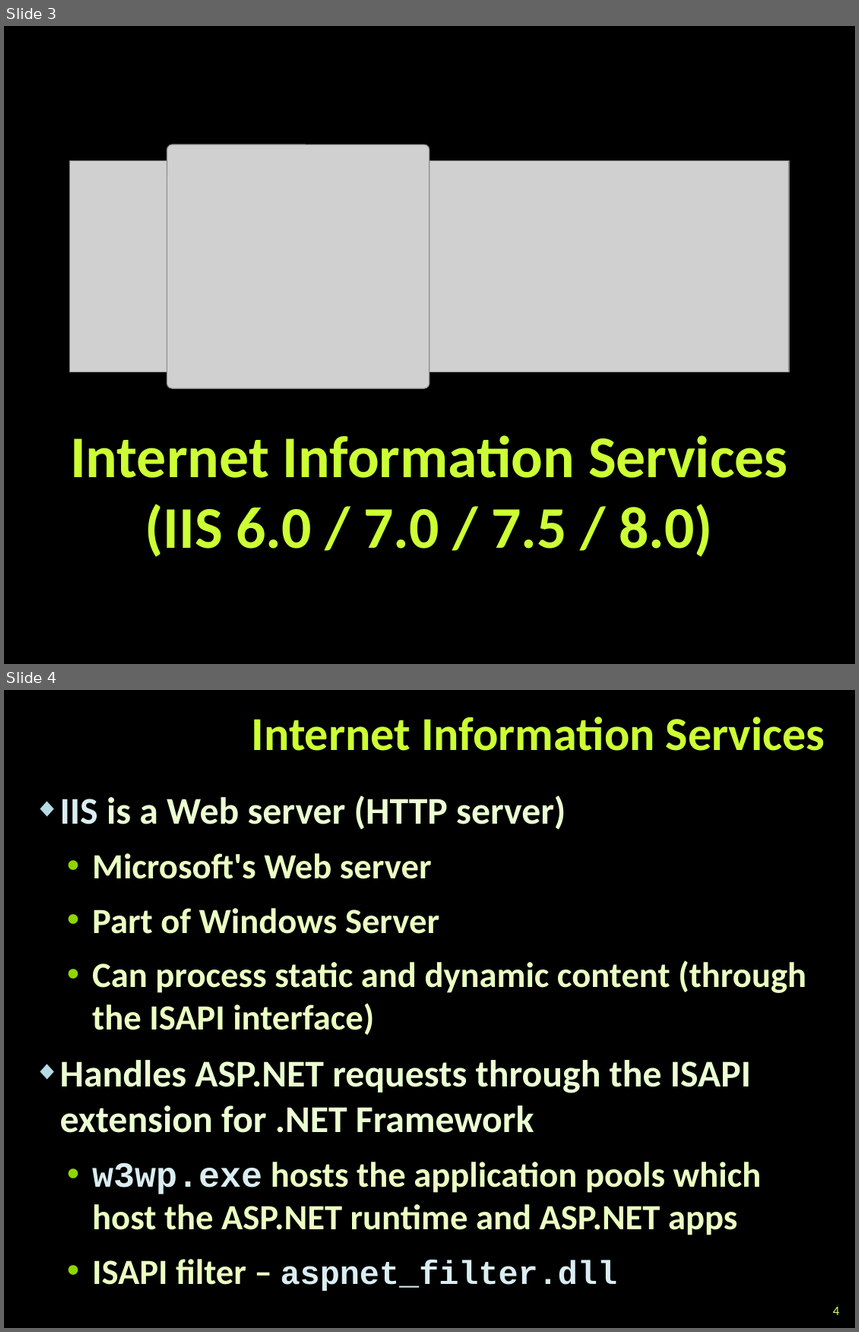
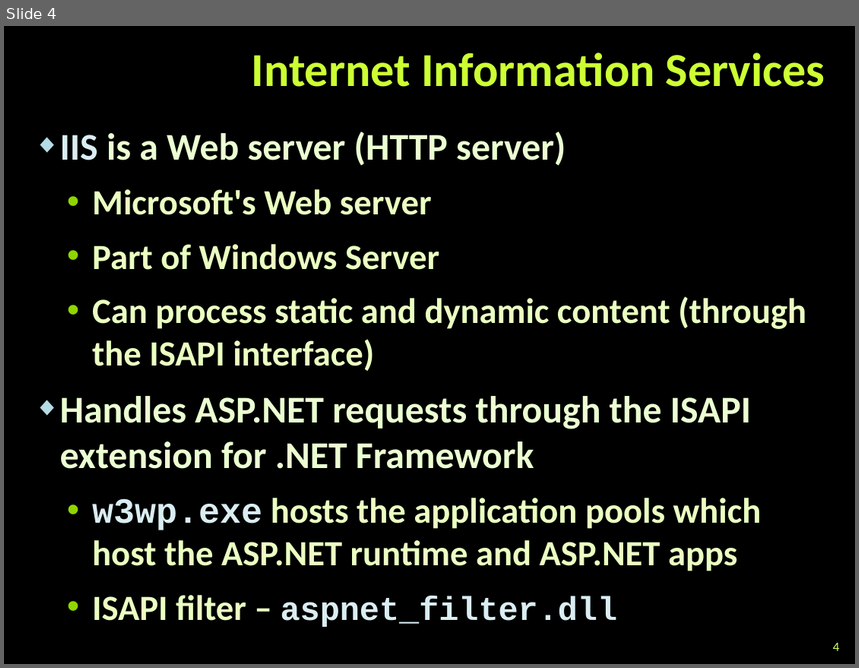
Before and after one commit to TelerikAcademy/ASP.NET-MVC, a slide deck: 08. IIS-and-Azure-Deployment/IIS and Azure Deployment.pptx. Shown one above the other, each under a label of ours: slides 3 and 4 before the commit, slide 4 after it. The pictures are 859x1332 and 859x668 pixels, drawn with LibreOffice and Linux fonts; fonts in the diff are those of the drawing; grey boxes stand for pictures; background and template pictures are left out. Boxes give left, top, right and bottom in pixels: in the first picture for what was removed or moved away, otherwise in the second. Text is boxed around its words. In the diff, an @@ line names an element or a change of style, - is before the commit and + after.

```diff
--- a/08. IIS-and-Azure-Deployment/IIS and Azure Deployment.pptx
+++ b/08. IIS-and-Azure-Deployment/IIS and Azure Deployment.pptx
@@ slide 3 removed at (4, 26, 855, 664), background picture (left out) @@
@@ picture removed at (69, 161, 789, 373) @@
@@ picture removed at (167, 145, 429, 389) @@
@@ title removed at (70, 436, 788, 557) @@
-Internet Information Services (IIS 6.0 / 7.0 / 7.5 / 8.0)
```
Also in this commit, not shown: 12 slides changed, 2 slides added, 4 other slides removed.
